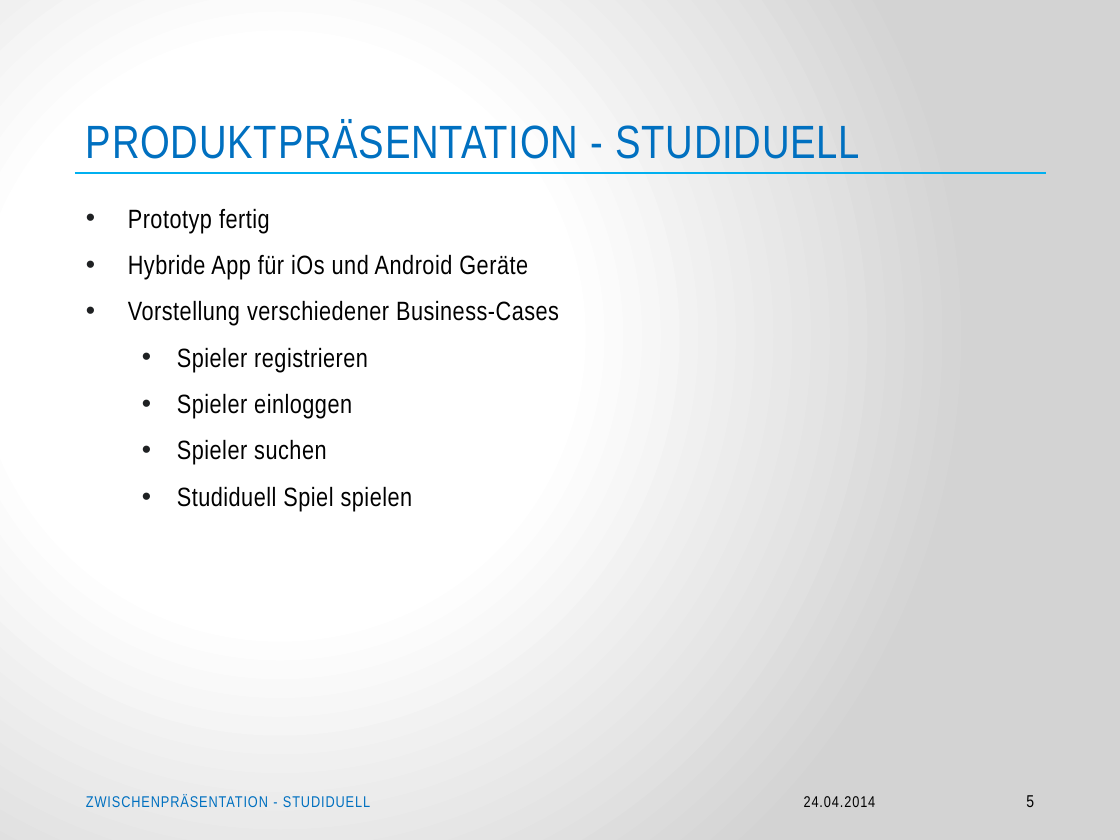
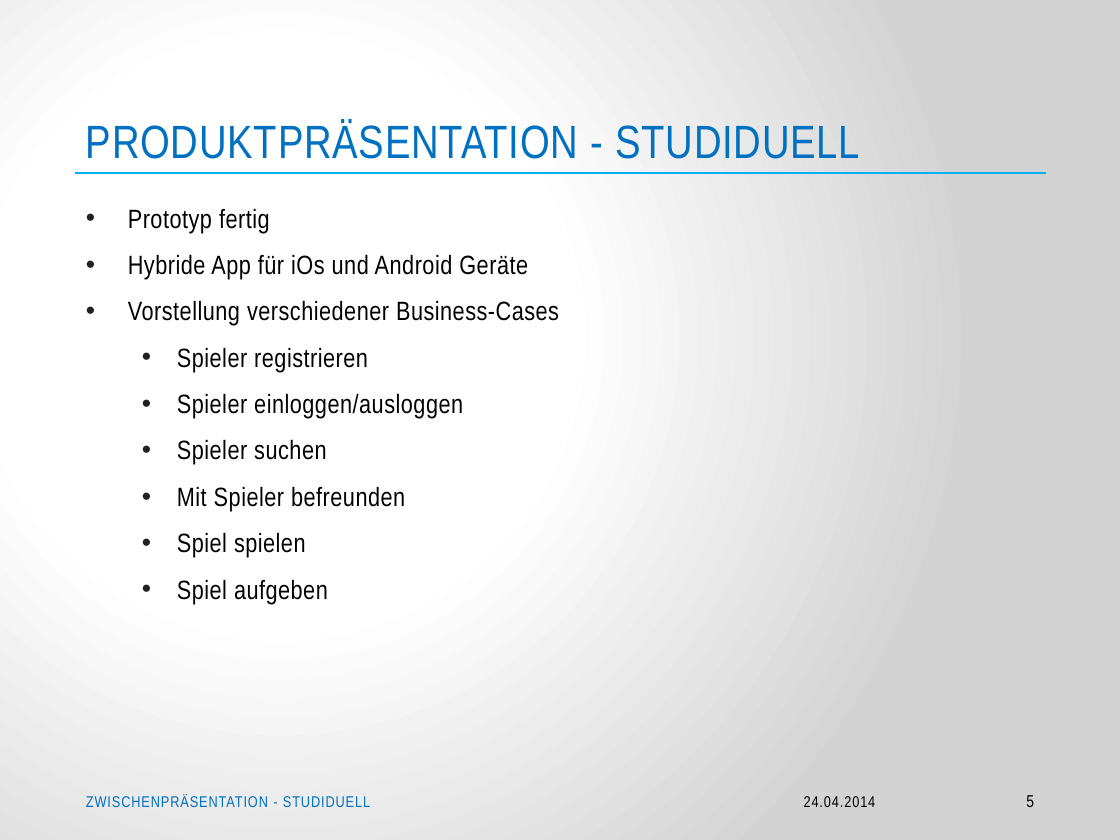
Before and after one commit to Jessi93/Quizduell, a slide deck: slide 5 of Documents/Zwischenpräsentation/Zwischenpräsentation – Projekt Studiduell.pptx. Drawn at 1120x840 pixels with LibreOffice and Linux fonts; fonts in the diff are those of the drawing; background and template pictures are left out. Boxes give left, top, right and bottom in pixels: in the first picture for what was removed or moved away, otherwise in the second. Text is boxed around its words. In the diff, an @@ line names an element or a change of style, - is before the commit and + after.

```diff
--- a/Documents/Zwischenpräsentation/Zwischenpräsentation – Projekt Studiduell.pptx
+++ b/Documents/Zwischenpräsentation/Zwischenpräsentation – Projekt Studiduell.pptx
@@ text at (177, 393, 463, 418): text changed @@
-  • Spieler einloggen
+  • Spieler einloggen/ausloggen
@@ text at (177, 486, 405, 604): text changed @@
-  • Studiduell Spiel spielen
+  • Mit Spieler befreunden
+  • Spiel spielen
+  • Spiel aufgeben
```
Also in this commit, not shown: 4 other slides changed.
